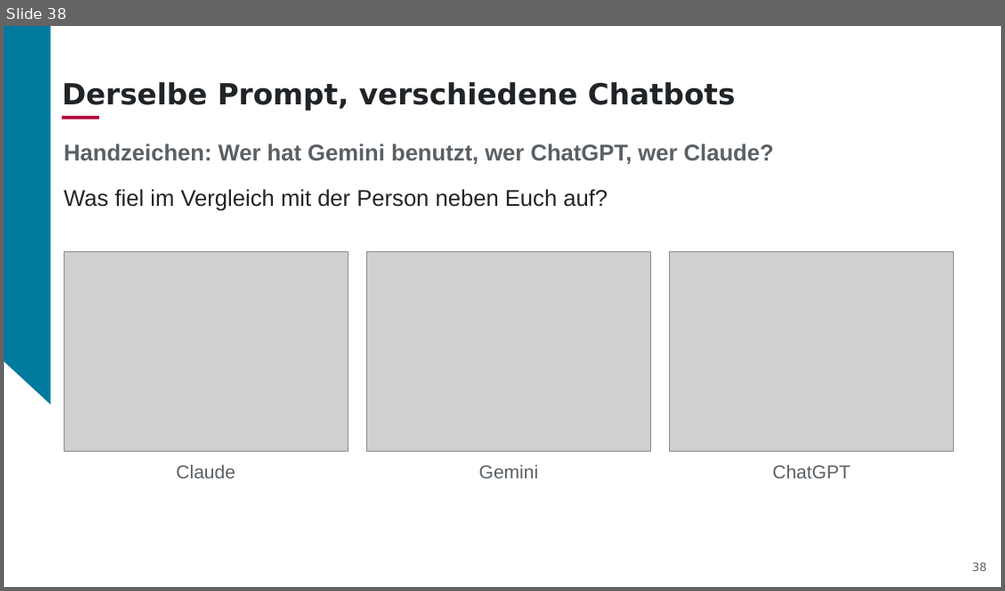
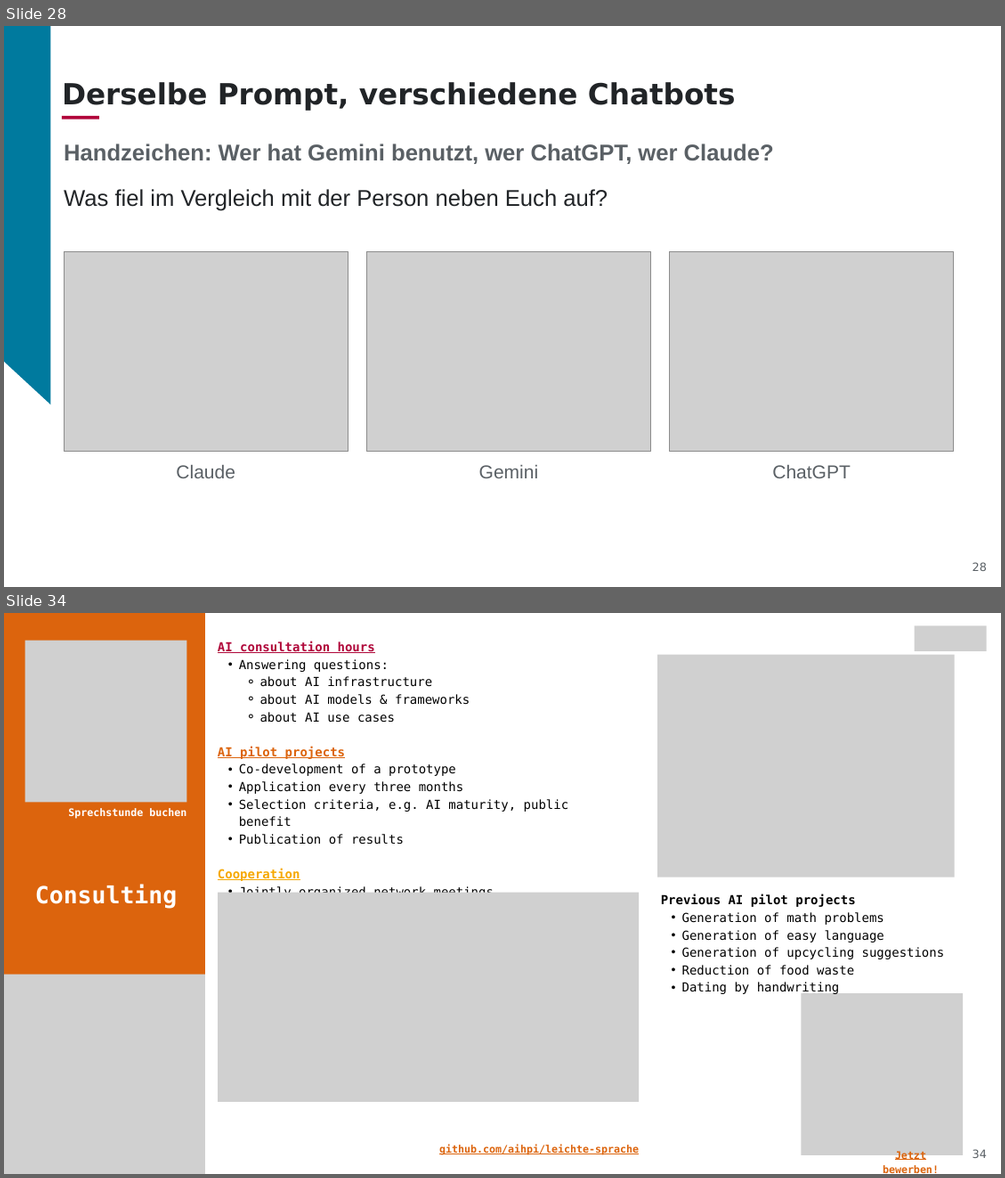
Before and after one commit to aihpi/workshop-rapid-prototyping, a slide deck: slides/01_workshop_rapid_prototyping_DE.pptx. Shown one above the other, each under a label of ours: slide 38 before the commit, slides 28 and 34 after it; the slides between them are not shown. The pictures are 1005x591 and 1005x1178 pixels, drawn with LibreOffice and Linux fonts; fonts in the diff are those of the drawing; grey boxes stand for pictures; background and template pictures are left out. Boxes give left, top, right and bottom in pixels: in the first picture for what was removed or moved away, otherwise in the second. Text is boxed around its words. In the diff, an @@ line names an element or a change of style, - is before the commit and + after.

```diff
--- a/slides/01_workshop_rapid_prototyping_DE.pptx
+++ b/slides/01_workshop_rapid_prototyping_DE.pptx
@@ slide 34 added at <box>4,613,1001,1174</box>, background #FFFFFF @@
@@ rectangle added at <box>4,613,205,1174</box>, fill #DC640D @@
@@ picture added at <box>914,625,987,651</box> @@
@@ picture added at <box>25,641,186,803</box> @@
@@ text added at <box>218,641,569,892</box>, 12 pt, text #000000 @@
+AI consultation hours
+  • Answering questions:
+    ⚬ about AI infrastructure
+    ⚬ about AI models & frameworks
+    ⚬ about AI use cases
+AI pilot projects
+  • Co-development of a prototype
+  • Application every three months
+  • Selection criteria, e.g. AI maturity, public benefit
+  • Publication of results
+Cooperation
+  • Jointly organized network meetings
@@ picture added at <box>657,654,955,877</box> @@
@@ text added at <box>68,808,186,819</box>, 10 pt, text #FFFFFF, bold @@
+Sprechstunde buchen
@@ text added at <box>35,884,177,908</box>, 22.7 pt, text #FFFFFF, bold @@
+Consulting
@@ picture added at <box>218,892,639,1102</box> @@
@@ text added at <box>661,894,945,995</box>, 12 pt, text #000000 @@
+Previous AI pilot projects
+  • Generation of math problems
+  • Generation of easy language
+  • Generation of upcycling suggestions
+  • Reduction of food waste
+  • Dating by handwriting
@@ picture added at <box>4,974,205,1174</box> @@
@@ picture added at <box>801,993,963,1154</box> @@
@@ picture added at <box>6,1095,125,1174</box> @@
@@ text added at <box>439,1144,639,1155</box>, 10 pt, text #DC640D, bold, underline @@
+github.com/aihpi/leichte-sprache
@@ text added at <box>882,1151,938,1174</box>, 10 pt, text #DC640D, bold, underline @@
+Jetzt bewerben!
@@ page number added at <box>972,1149,987,1158</box>, 11 pt, text #5A6065 @@
+34
@@ what was slide 38 is now slide 28 @@
@@ page number at <box>972,562,987,571</box>: text changed @@
-38
+28
```
Also in this commit, not shown: 7 slides changed, 5 other slides added, 17 slides removed, 1 other file.
